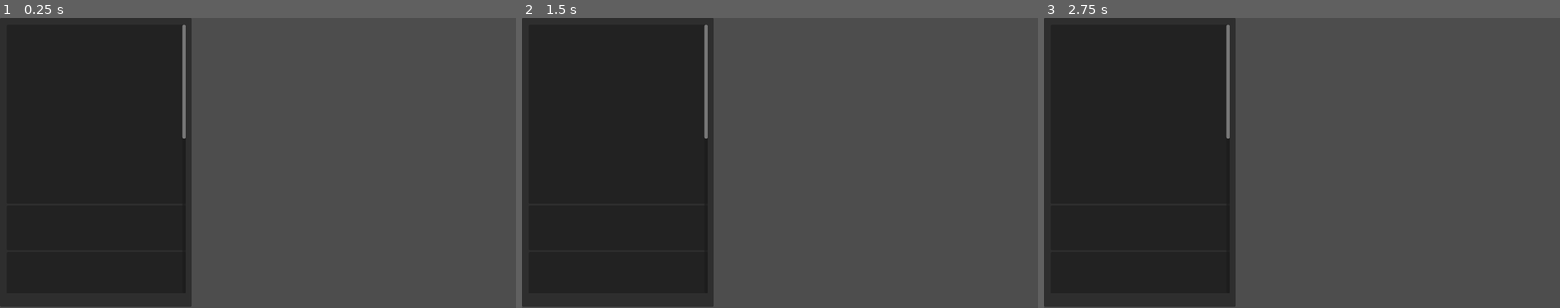
Above: before the commit, frames 1-3 (left to right).
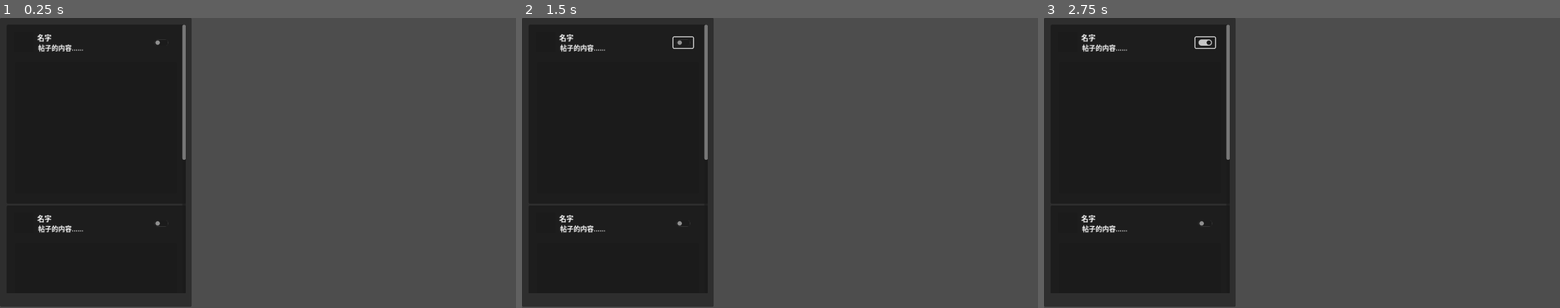
Above: after the commit, the same moments.

Repository: kmeykranz/JamTime-CIGA24
Game: Godot game, scene res://media.tscn
Same seed, same stepped clock (60 frames per second), same inputs: the game is played once before the commit and once after it. The project has no main scene, so this scene is started directly.
Inputs (mouse positions are in pixels of both pictures, inside the frame that each line leads up to):
- Up to frame 1 (0.25 s): no input
- Up to frame 2 (1.5 s): click (681, 44) at 0.52 s; click (681, 44) at 1.27 s
- Up to frame 3 (2.75 s): click (1203, 44) at 2.02 s

The runs differ from the first frame. In frame 1, 0.4% of the frame differs, in the area x 7-36%, y 5-74%; in frame 2, 0.5%; in frame 3, 0.5%.

Commit message:
完成手机区域

Diff:
--- a/media.tscn
+++ b/media.tscn
@@ -1,4 +1,6 @@
-[gd_scene format=3 uid="uid://ctde0c5f4rns1"]
+[gd_scene load_steps=2 format=3 uid="uid://ctde0c5f4rns1"]
+
+[ext_resource type="PackedScene" uid="uid://h0lxn246e51v" path="res://post.tscn" id="1_xnmd3"]
 
 [node name="Media" type="Control"]
 layout_mode = 3
@@ -23,51 +25,13 @@
 [node name="VBoxContainer" type="VBoxContainer" parent="Panel/ScrollContainer"]
 layout_mode = 2
 
-[node name="PanelContainer" type="PanelContainer" parent="Panel/ScrollContainer/VBoxContainer"]
-custom_minimum_size = Vector2(400, 400)
+[node name="PanelContainer" parent="Panel/ScrollContainer/VBoxContainer" instance=ExtResource("1_xnmd3")]
 layout_mode = 2
 
-[node name="PanelContainer2" type="PanelContainer" parent="Panel/ScrollContainer/VBoxContainer"]
-custom_minimum_size = Vector2(400, 100)
+[node name="Node" type="Node" parent="Panel/ScrollContainer/VBoxContainer/PanelContainer"]
+
+[node name="PanelContainer2" parent="Panel/ScrollContainer/VBoxContainer" instance=ExtResource("1_xnmd3")]
 layout_mode = 2
 
-[node name="PanelContainer3" type="PanelContainer" parent="Panel/ScrollContainer/VBoxContainer"]
-custom_minimum_size = Vector2(400, 100)
+[node name="PanelContainer3" parent="Panel/ScrollContainer/VBoxContainer" instance=ExtResource("1_xnmd3")]
 layout_mode = 2
-
-[node name="PanelContainer4" type="PanelContainer" parent="Panel/ScrollContainer/VBoxContainer"]
-custom_minimum_size = Vector2(400, 100)
-layout_mode = 2
-
-[node name="PanelContainer5" type="PanelContainer" parent="Panel/ScrollContainer/VBoxContainer"]
-custom_minimum_size = Vector2(400, 100)
-layout_mode = 2
-
-[node name="PanelContainer6" type="PanelContainer" parent="Panel/ScrollContainer/VBoxContainer"]
-custom_minimum_size = Vector2(400, 100)
-layout_mode = 2
-
-[node name="PanelContainer7" type="PanelContainer" parent="Panel/ScrollContainer/VBoxContainer"]
-custom_minimum_size = Vector2(400, 100)
-layout_mode = 2
-
-[node name="PanelContainer8" type="PanelContainer" parent="Panel/ScrollContainer/VBoxContainer"]
-custom_minimum_size = Vector2(400, 100)
-layout_mode = 2
-
-[node name="PanelContainer9" type="PanelContainer" parent="Panel/ScrollContainer/VBoxContainer"]
-custom_minimum_size = Vector2(400, 100)
-layout_mode = 2
-
-[node name="PanelContainer10" type="PanelContainer" parent="Panel/ScrollContainer/VBoxContainer"]
-custom_minimum_size = Vector2(400, 100)
-layout_mode = 2
-
-[node name="PanelContainer11" type="PanelContainer" parent="Panel/ScrollContainer/VBoxContainer"]
-custom_minimum_size = Vector2(400, 100)
-layout_mode = 2
-
-[node name="PanelContainer12" type="PanelContainer" parent="Panel/ScrollContainer/VBoxContainer"]
-visible = false
-custom_minimum_size = Vector2(400, 100)
-layout_mode = 2
--- a/post.tscn
+++ b/post.tscn
@@ -25,6 +25,7 @@
 "
 
 [node name="content" type="Label" parent="Panel"]
+layout_mode = 0
 offset_left = 70.0
 offset_top = 40.0
 offset_right = 177.0
@@ -32,3 +33,17 @@
 theme_override_font_sizes/font_size = 15
 text = "帖子的内容......
 "
+
+[node name="Panel" type="Panel" parent="Panel"]
+layout_mode = 0
+offset_left = 19.0
+offset_top = 84.0
+offset_right = 380.0
+offset_bottom = 377.0
+
+[node name="like" type="CheckButton" parent="Panel"]
+layout_mode = 0
+offset_left = 323.0
+offset_top = 28.0
+offset_right = 367.0
+offset_bottom = 52.0
Not shown, changed: .gitignore
